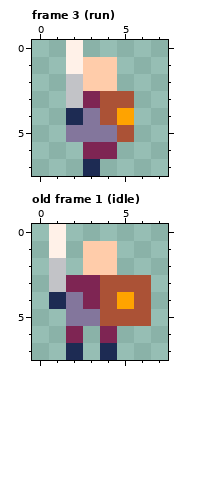
Pixel-art file: prototype/knight_sheet.aseprite. The picture above is the old version.
8x8 pixels, 7 frames. Shown: frame 3 (run), old frame 1 (idle). The commit also changed other frames, which this record leaves out.
And afterwards:
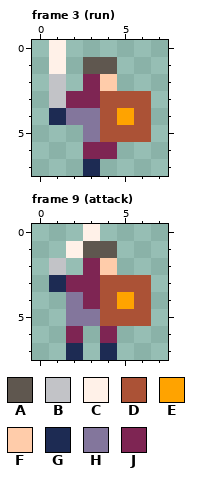
Palette (. is transparent): A #5f574f  B #c2c3c7  C #fff1e8  D #ab5236  E #ffa300  F #ffccaa  G #1d2b53  H #83769c  J #7e2553
A new or re-ordered frame is compared with the old frame closest to it.
Edits made:
frames 7 -> 13
--- frame 3 (run)
@@ x 0..7 @@
-0 ..C.....
-1 ..CFF...
-2 ..BFF...
-3 ..BJDD..
-4 ..GHDE..
-5 ..HHHD..
+0 .C......
+1 .C.AA...
+2 .B.JF...
+3 .BJJDDD.
+4 .GHHDED.
+5 ...HDDD.
 6 ...JJ...
--- frame 9 (attack) is new; against old frame 1 (idle)
@@ x 0..7 @@
-0 .C......
-1 .C.FF...
-2 .B.FF...
-3 .BJJDDD.
-4 .GHJDED.
+0 ...C....
+1 ..CAA...
+2 .B.JF...
+3 .GJJDDD.
+4 ..HJDED.
 5 ..HHDDD.
Where, in picture pixels (left, top, right, bottom), the same in both pictures:
changed: (49, 40, 151, 142)
changed: (49, 224, 117, 309)
